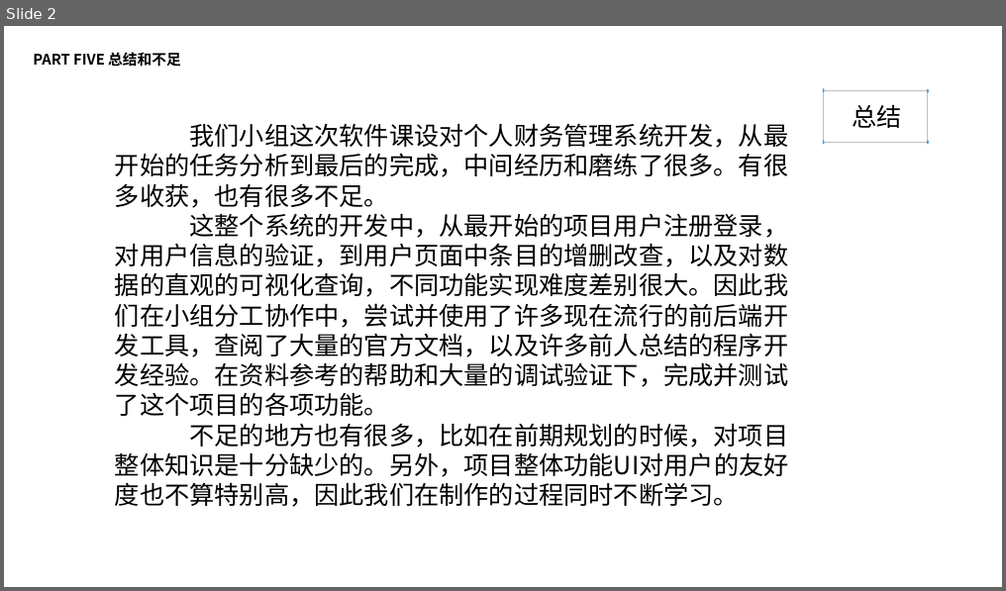
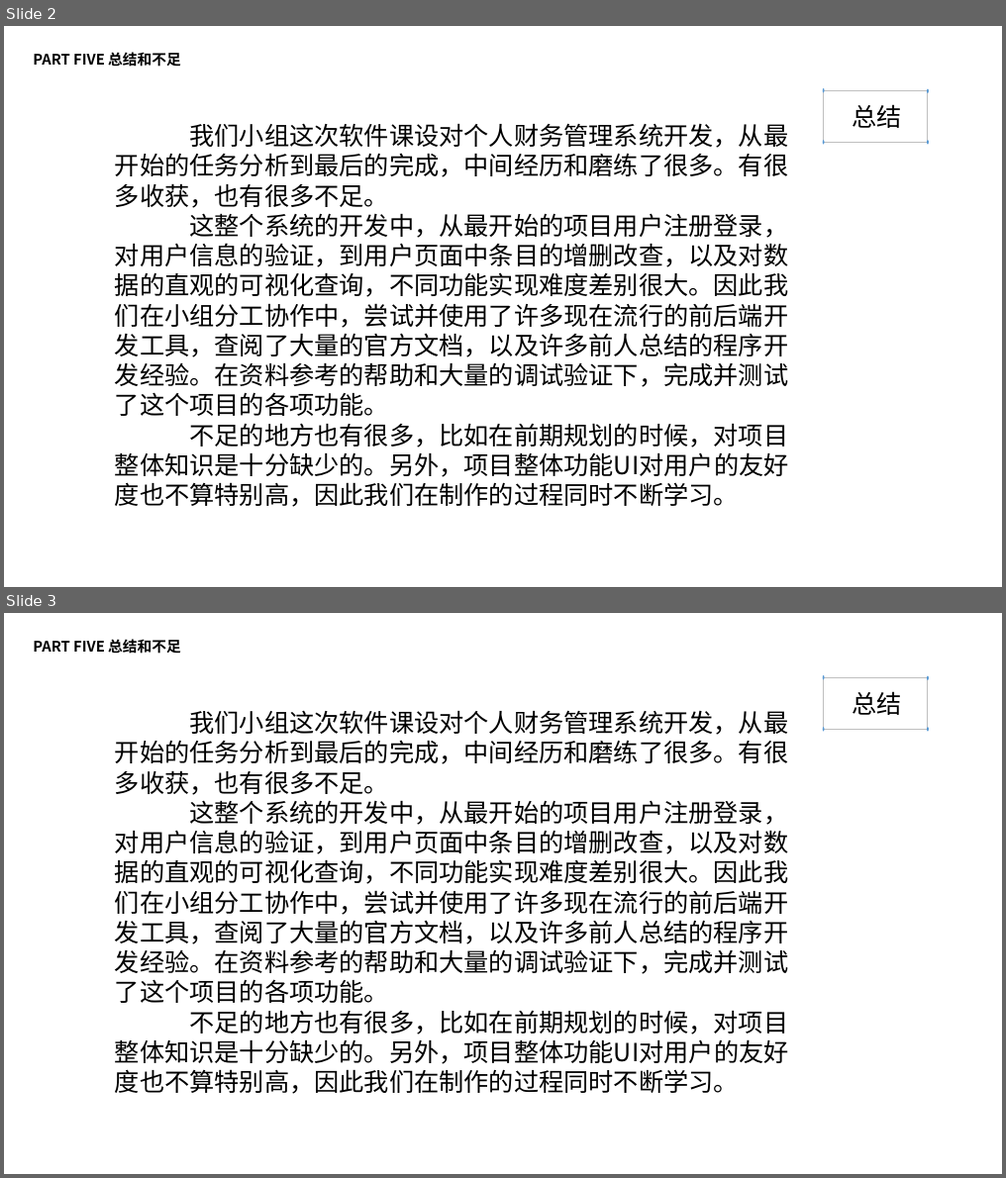
Before and after one commit to Jerrypie/Financial-management-system, a slide deck: 总结和不足.pptx. Shown one above the other, each under a label of ours: slide 2 before the commit, slides 2 and 3 after it. The pictures are 1006x591 and 1006x1178 pixels, drawn with LibreOffice and Linux fonts; fonts in the diff are those of the drawing; background and template pictures are left out. Boxes give left, top, right and bottom in pixels: in the first picture for what was removed or moved away, otherwise in the second. Text is boxed around its words. In the diff, an @@ line names an element or a change of style, - is before the commit and + after.

```diff
--- a/总结和不足.pptx
+++ b/总结和不足.pptx
@@ slide 3 added at (4, 613, 1002, 1174), background #FFFFFF @@
@@ text added at (33, 639, 181, 654), 14 pt, text #000000, bold @@
+PART FIVE 总结和不足
@@ text added at (851, 691, 901, 715), 24 pt, text #000000 @@
+总结
@@ group added at (823, 675, 929, 731): 4 ellipses, 1 rectangle @@
@@ text added at (115, 710, 789, 1094), 24 pt, text #000000 @@
+我们小组这次软件课设对个人财务管理系统开发，从最开始的任务分析到最后的完成，中间经历和磨练了很多。有很多收获，也有很多不足。
+这整个系统的开发中，从最开始的项目用户注册登录，对用户信息的验证，到用户页面中条目的增删改查，以及对数据的直观的可视化查询，不同功能实现难度差别很大。因此我们在小组分工协作中，尝试并使用了许多现在流行的前后端开发工具，查阅了大量的官方文档，以及许多前人总结的程序开发经验。在资料参考的帮助和大量的调试验证下，完成并测试了这个项目的各项功能。
+不足的地方也有很多，比如在前期规划的时候，对项目整体知识是十分缺少的。另外，项目整体功能UI对用户的友好度也不算特别高，因此我们在制作的过程同时不断学习。
```
Also in this commit, not shown: 32 other files.
